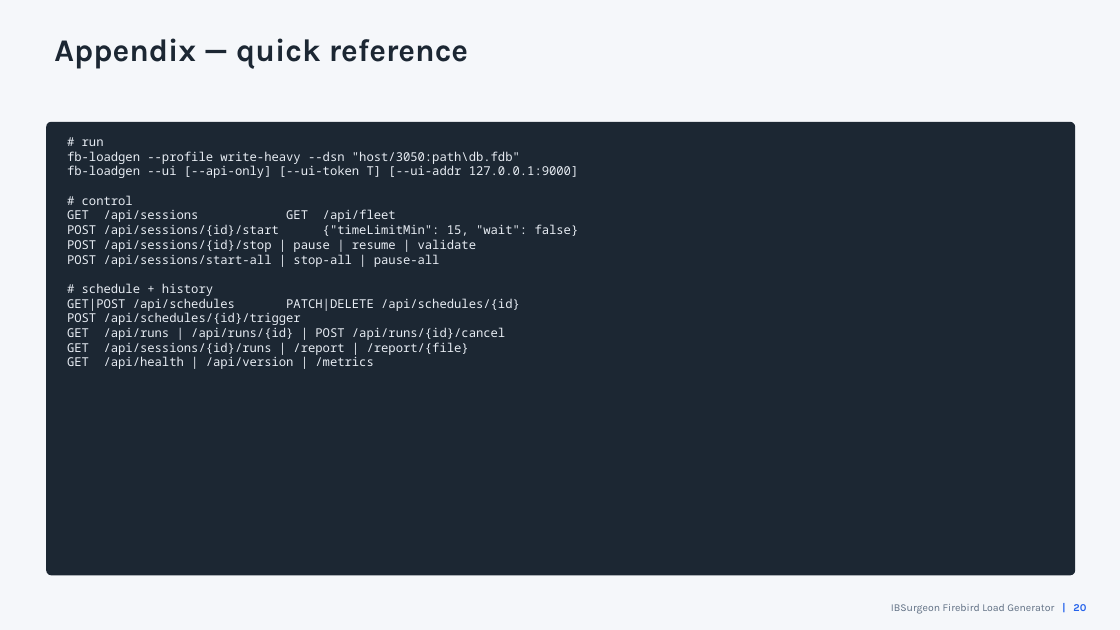
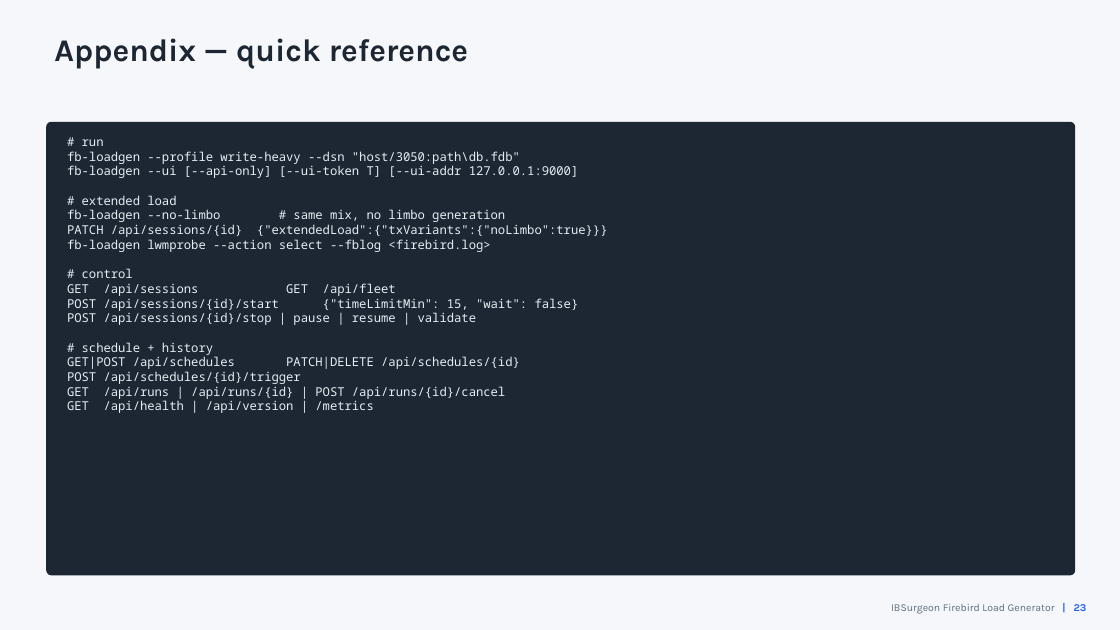
Before and after one commit to alexeykovyazin/firebirdgotester, a slide deck: slide 23 of IBSurgeon_LoadGenerator.pptx (slide 20 before the commit). Drawn at 1120x630 pixels with LibreOffice and Linux fonts; fonts in the diff are those of the drawing. Boxes give left, top, right and bottom in pixels: in the first picture for what was removed or moved away, otherwise in the second. Text is boxed around its words. In the diff, an @@ line names an element or a change of style, - is before the commit and + after.

Commit message:
Deck refresh: 23 slides (extended load mix, transaction variants + noLimbo, field diagnostics); fix footer repo URL

```diff
--- a/IBSurgeon_LoadGenerator.pptx
+++ b/IBSurgeon_LoadGenerator.pptx
@@ text at [67, 195, 608, 252]: paragraphs added @@
+# extended load
+fb-loadgen --no-limbo # same mix, no limbo generation
+PATCH /api/sessions/{id} {"extendedLoad":{"txVariants":{"noLimbo":true}}}
+fb-loadgen lwmprobe --action select --fblog <firebird.log>
@@ text at [67, 254, 440, 267]: paragraph removed @@
-POST /api/sessions/start-all | stop-all | pause-all
@@ text at [67, 342, 469, 355]: paragraph removed @@
-GET /api/sessions/{id}/runs | /report | /report/{file}
@@ text at [891, 604, 1087, 614]: text changed @@
-IBSurgeon Firebird Load Generator | 20
+IBSurgeon Firebird Load Generator | 23
```
Also in this commit, not shown: 2 other slides changed, 3 slides added, 25 other files.
